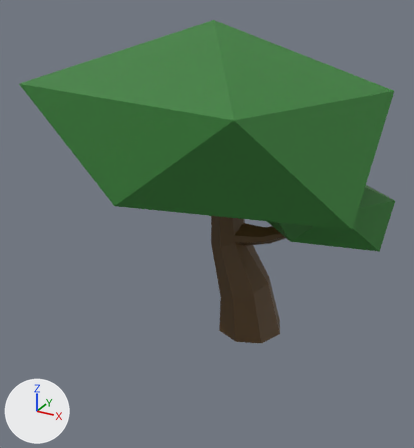
Before and after pictures for a commit that changed the FBX model Assets/Meshes/!_Environments/Tree01.fbx.
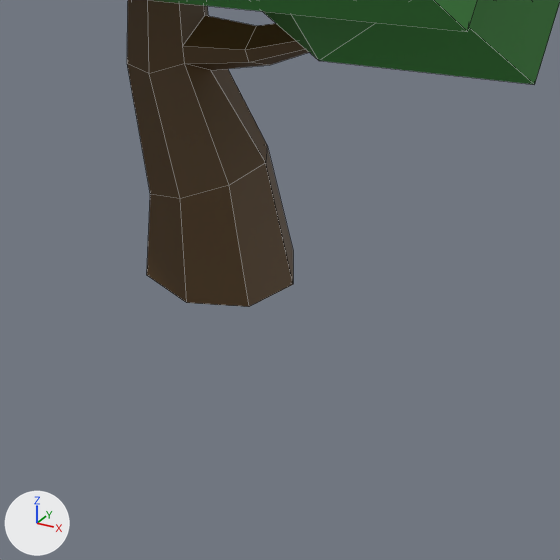
Old and new are each drawn whole from a camera (50 mm lens) standing at (4.59, -10.43, 7.56) and looking at (-1.07, -0.14, 2.41) and again close up on the part from 38% to 94% of the width and 48% to 100% of the height. Lighting does not change. The marker at lower left points along +X, +Y and +Z. The close-ups show mesh edges as thin lines. Where no turn or scale is listed for an object, it has been applied to the vertices. Vertices at the same position are counted once.

Script lines for the objects in view, before the commit:
```python
me_mesh = bpy.data.meshes.new('Mesh')
me_mesh.from_pydata(...)  # 108 vertices, 102 faces; spans x -4.18..2.85, y -2.93..2.51, z 0.0..6.75
# faces by material slot: [43, 59]
me_mesh.materials.append(mat_tree_mat)  # green #377e37
me_mesh.materials.append(mat_wood_a_mat)  # brown #58401f
ob_tree01 = bpy.data.objects.new('Tree01', me_mesh)
ob_tree01.location = (0.0, 0.0, 0.0)
```
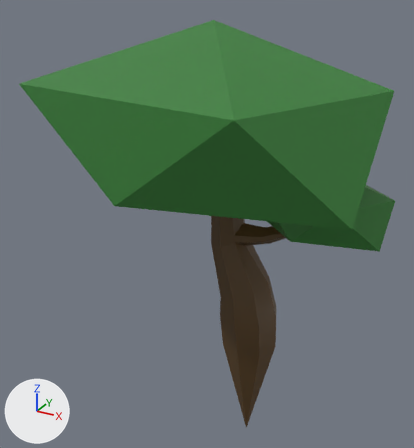
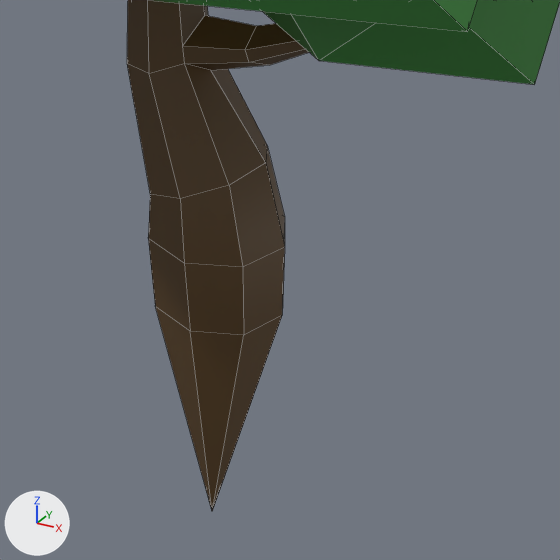
What differs and where, as boxes [x1, y1, x2, y2] in the close-ups (560 x 560 px):
'Tree01', reshaped
    before: [127, 0, 560, 307]
    after: [127, 0, 560, 511]
part 1 of me_mesh, built on
    before: [147, 147, 293, 307]
    after: [148, 147, 285, 511]

The change, as a list of edits to the scene's bpy script:
```text
Change me_mesh:
    used by ob_tree01; location = (0.0, 0.0, 0.0)
    remove me_mesh.from_pydata(...)  # 108 vertices, 102 faces; spans x -4.18..2.85, y -2.93..2.51, z 0.0..6.75
    add me_mesh.from_pydata(...)  # 116 vertices, 110 faces; spans x -4.18..2.85, y -2.93..2.51, z -3.11..6.75
    me_mesh part 1
    1 vertex is removed from x 0.0, y 0.0, z 0.0
    8 faces are deleted
    8 vertices move from x -0.75..0.75, y -0.75..0.75, z 0.0 to x -0.74..0.64, y -0.7..0.7, z 0.38
    9 vertices are added at x -0.66..0.66, y -0.66..0.66, z -3.11..-0.37
    16 new faces join them, mat_wood_a_mat (brown #58401f)
```
